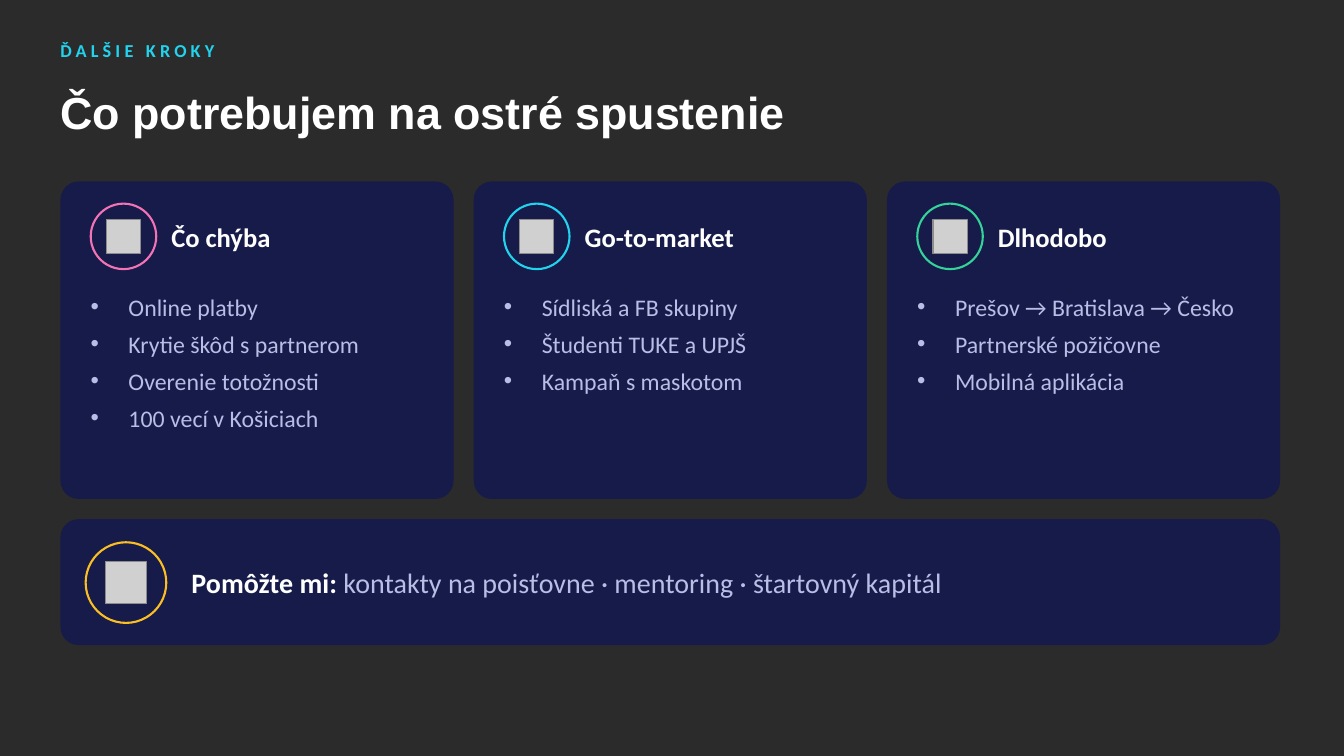
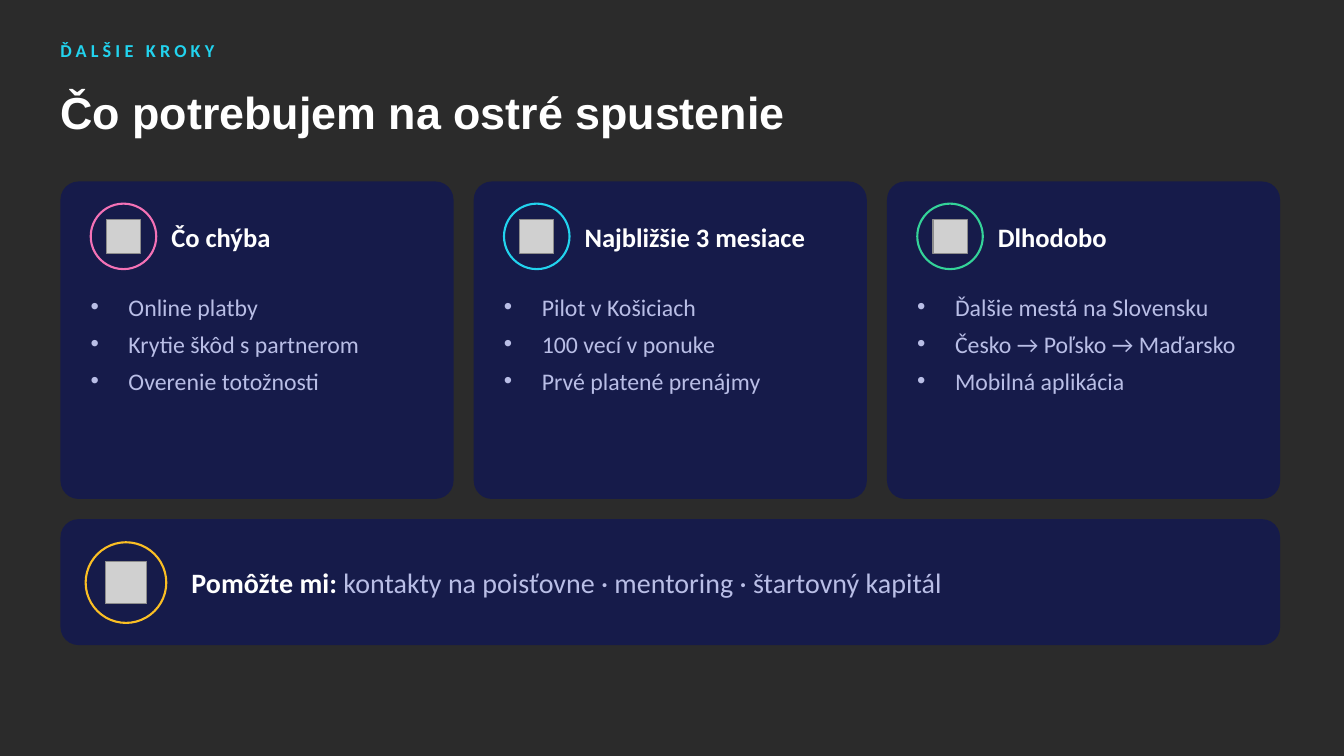
Before and after one commit to samueljurik5-web/shareon, a slide deck: slide 14 of docs/pitch/ShareOn-pitch-deck.pptx (slide 10 before the commit). Drawn at 1344x756 pixels with LibreOffice and Linux fonts; fonts in the diff are those of the drawing; grey boxes stand for pictures; background and template pictures are left out; a plain dark background stands for a picture behind light text. Boxes give left, top, right and bottom in pixels: in the first picture for what was removed or moved away, otherwise in the second. Text is boxed around its words. In the diff, an @@ line names an element or a change of style, - is before the commit and + after.

```diff
--- a/docs/pitch/ShareOn-pitch-deck.pptx
+++ b/docs/pitch/ShareOn-pitch-deck.pptx
@@ text at (585, 228, 805, 252): text changed @@
-Go-to-market
+Najbližšie 3 mesiace
@@ text at (542, 299, 760, 394): text changed @@
-• Sídliská a FB skupiny
-• Študenti TUKE a UPJŠ
-• Kampaň s maskotom
+• Pilot v Košiciach
+• 100 vecí v ponuke
+• Prvé platené prenájmy
@@ text at (955, 296, 1236, 353): text changed @@
-• Prešov → Bratislava → Česko
-• Partnerské požičovne
+• Ďalšie mestá na Slovensku
+• Česko → Poľsko → Maďarsko
@@ text at (128, 410, 319, 427): paragraph removed @@
-• 100 vecí v Košiciach
```
Also in this commit, not shown: 3 other slides changed, 6 slides added, 2 slides removed, 1 other file.
